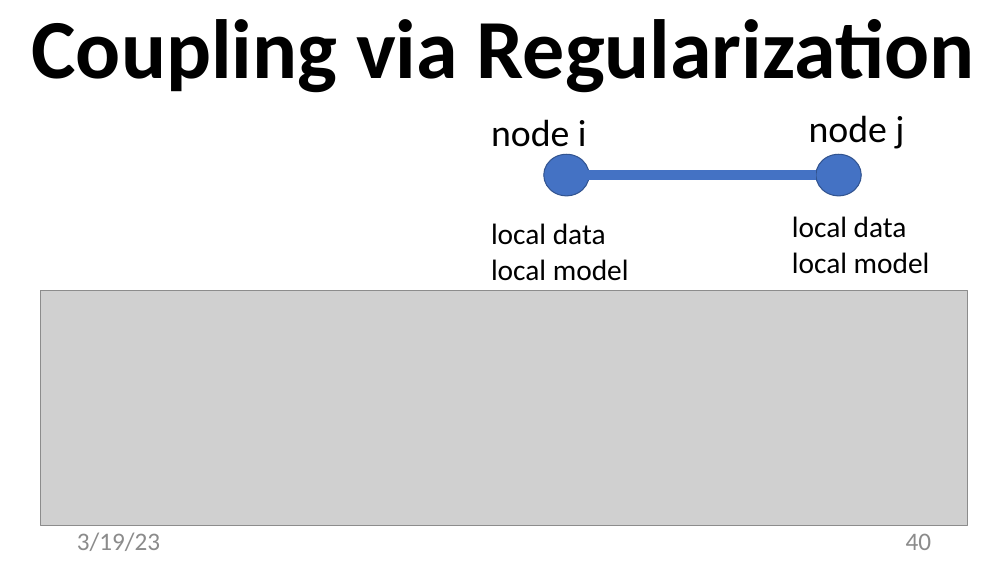
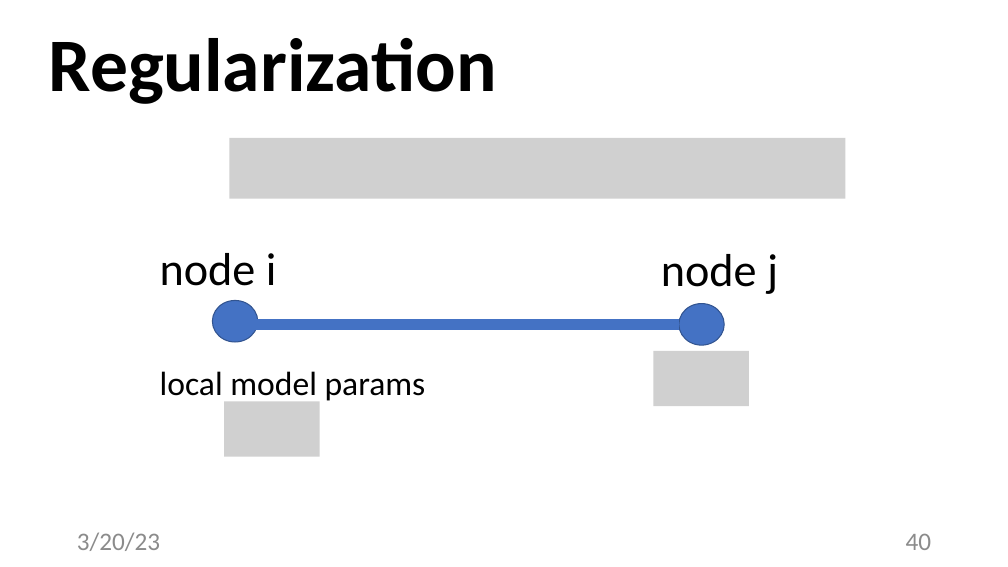
Before and after one commit to alexjungaalto/FederatedLearning, a slide deck: slide 40 of slides/CS-E4740_NetworkModels.pptx. Drawn at 1008x567 pixels with LibreOffice and Linux fonts; fonts in the diff are those of the drawing; grey boxes stand for pictures. Boxes give left, top, right and bottom in pixels: in the first picture for what was removed or moved away, otherwise in the second. Text is boxed around its words. In the diff, an @@ line names an element or a change of style, - is before the commit and + after.

```diff
--- a/slides/CS-E4740_NetworkModels.pptx
+++ b/slides/CS-E4740_NetworkModels.pptx
@@ title at [49,38,497,104]: text changed; size 80 to 72 pt @@
-Coupling via Regularization
+Regularization
@@ picture added at [229,138,845,198] @@
@@ text "node i": place and size @@
-text "node i" at [491,119,587,156]
+text "node i" at [160,253,277,286]
@@ text "node i" at [160,253,277,286]: size 36 to 44 pt @@
@@ text "node j" at [661,254,778,294]: size 36 to 44 pt @@
@@ text "node j": place and size @@
-text "node j" at [809,115,904,149]
+text "node j" at [661,254,778,294]
@@ text removed at [792,216,930,274] @@
-local data
-local model
@@ picture removed at [40,290,968,526] @@
@@ ellipse: place and size @@
-ellipse at [544,154,589,196]
+ellipse at [212,300,258,342]
@@ line moved from (566, 175) - (816, 175) to (242, 324) - (679, 324) @@
@@ ellipse: place and size @@
-ellipse at [816,154,861,196]
+ellipse at [679,304,724,346]
@@ picture added at [653,351,749,406] @@
@@ text at [160,371,426,403]: text changed; size 28 to 32 pt @@
-local data
-local model
+local model params
@@ picture added at [225,402,320,457] @@
@@ text at [77,532,160,551]: text changed @@
-3/19/23
+3/20/23
```
Also in this commit, not shown: 41 other slides changed, 1 slide added, 3 slides removed, 3 other files.
